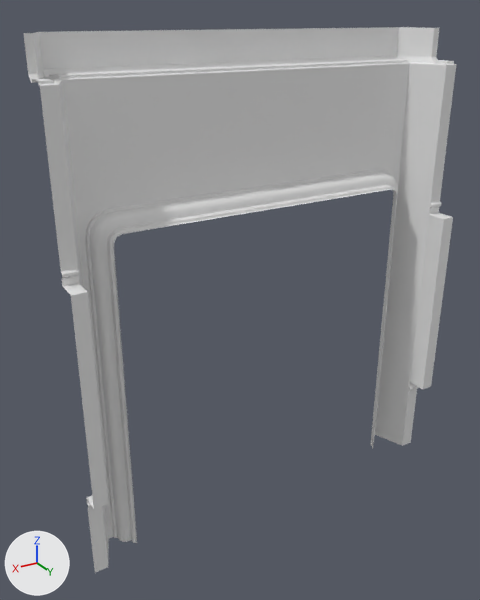
What one commit did to the FBX model Content/_Game/Assets/Architecture/Diner/Wall/SM_wall_door.fbx.
One viewpoint serves both versions: a camera (50 mm lens) standing at (3.95, 3.55, 3.59) and looking at (1.68, -0.22, 1.7). The lights are fixed; the arrows at lower left show +X, +Y and +Z. Where no turn or scale is listed for an object, it has been applied to the vertices.

In view in the first picture: 'SM_wall_door'.
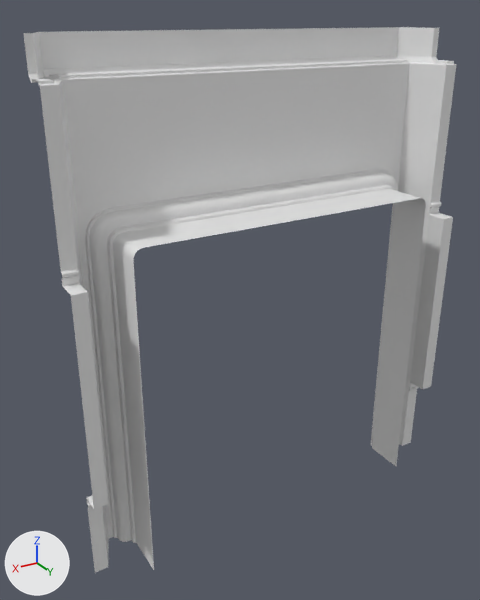
Where the newer file only moved an object's origin or applied its transform, the numbers keep the older frame.

What differs and where, as boxes (x1, y1, x2, y2) in the pictures (480 x 600 px; the box of a moved part takes in the faces that stretch with it):
part 1 of me_mesh_020, moved or reshaped: before (113, 189, 397, 541); after (113, 189, 426, 570)

What changed in the scene script:
```text
Change me_mesh_020:
    where me_mesh_020.from_pydata(...)  # 632 vertices, 1112 faces; spans x 0.0..3.0, y -0.46..0.15, z 0.0..3.5
    used by ob_sm_wall_door; location = (0.0, 0.0, 0.0)
    me_mesh_020 part 1: all 20 vertices in x 0.36..2.64, y -0.1, z 0.0..2.38 are moved by (0.0, 0.3, 0.0)
```
